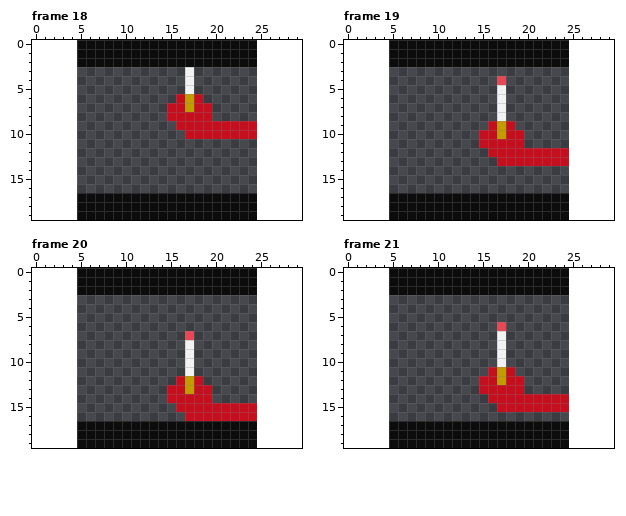
Pixel-art file, stored at SYDERogueLike/EngineFiles/Aseprite Proj/SmokingCrabFightCutscene.aseprite. This is how it looked before the edit.
20x20 pixels, 60 frames. Shown: frame 18, frame 19, frame 20, frame 21. The old version is drawn lined up with the new one, on the new canvas. The commit also changed other frames, which this record leaves out.
And afterwards:
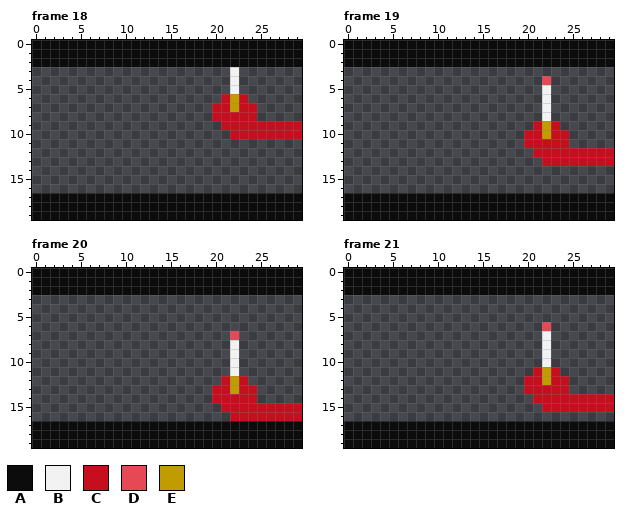
Palette (. is transparent): A #0c0c0c  B #f2f2f2  C #c50f1f  D #e74856  E #c19c00
Log entry: FightAnimationsStart
From old to new:
canvas 20x20 -> 30x20, the old top-left corner now at 5,0
Frame 18:
y 0..2: x 0..4 ..... -> AAAAA; x 25..29 ..... -> AAAAA
y 3..5: x 17 B -> .; x 22 . -> B
y 6: x 16..18 CEC -> ...; x 21..23 ... -> CEC
y 7: x 15..24 CCECC..... -> .....CCECC
y 8: x 15..24 CCCCC..... -> .....CCCCC
y 9: x 16..20 CCCCC -> .....; x 25..29 ..... -> CCCCC
y 10: x 17..21 CCCCC -> .....; x 25..29 ..... -> CCCCC
y 17..19: x 0..4 ..... -> AAAAA; x 25..29 ..... -> AAAAA
Frame 19:
y 0..2: x 0..4 ..... -> AAAAA; x 25..29 ..... -> AAAAA
y 4: x 17 D -> .; x 22 . -> D
y 5..8: x 17 B -> .; x 22 . -> B
y 9: x 16..18 CEC -> ...; x 21..23 ... -> CEC
y 10: x 15..24 CCECC..... -> .....CCECC
y 11: x 15..24 CCCCC..... -> .....CCCCC
y 12: x 16..20 CCCCC -> .....; x 25..29 ..... -> CCCCC
y 13: x 17..21 CCCCC -> .....; x 25..29 ..... -> CCCCC
y 17..19: x 0..4 ..... -> AAAAA; x 25..29 ..... -> AAAAA
Frame 20:
y 0..2: x 0..4 ..... -> AAAAA; x 25..29 ..... -> AAAAA
y 7: x 17 D -> .; x 22 . -> D
y 8..11: x 17 B -> .; x 22 . -> B
y 12: x 16..18 CEC -> ...; x 21..23 ... -> CEC
y 13: x 15..24 CCECC..... -> .....CCECC
y 14: x 15..24 CCCCC..... -> .....CCCCC
y 15: x 16..20 CCCCC -> .....; x 25..29 ..... -> CCCCC
y 16: x 17..21 CCCCC -> .....; x 25..29 ..... -> CCCCC
y 17..19: x 0..4 ..... -> AAAAA; x 25..29 ..... -> AAAAA
Frame 21:
y 0..2: x 0..4 ..... -> AAAAA; x 25..29 ..... -> AAAAA
y 6: x 17 D -> .; x 22 . -> D
y 7..10: x 17 B -> .; x 22 . -> B
y 11: x 16..18 CEC -> ...; x 21..23 ... -> CEC
y 12: x 15..24 CCECC..... -> .....CCECC
y 13: x 15..24 CCCCC..... -> .....CCCCC
y 14: x 16..20 CCCCC -> .....; x 25..29 ..... -> CCCCC
y 15: x 17..21 CCCCC -> .....; x 25..29 ..... -> CCCCC
y 17..19: x 0..4 ..... -> AAAAA; x 25..29 ..... -> AAAAA
